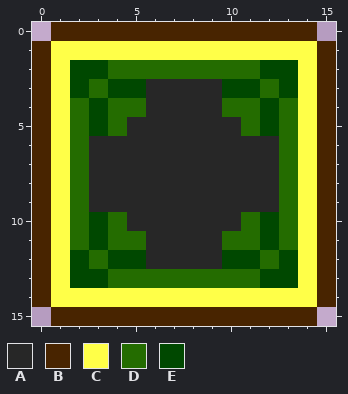
Pixel-art file: Assets/Art/Interface/TestFrame.aseprite. That is the earlier state.
16x16 pixels, 1 frame.
Palette (. is transparent): A #272727  B #482400  C #ffff48  D #246c00  E #004800
Pixels before, first column x 0:
 0 .BBBBBBBBBBBBBB.
 1 BCCCCCCCCCCCCCCB
 2 BCEEDDDDDDDDEECB
 3 BCEDEEAAAAEEDECB
 4 BCDEDDAAAADDEDCB
 5 BCDEDAAAAAADEDCB
 6 BCDAAAAAAAAAADCB
 7 BCDAAAAAAAAAADCB
 8 BCDAAAAAAAAAADCB
 9 BCDAAAAAAAAAADCB
10 BCDEDAAAAAADEDCB
11 BCDEDDAAAADDEDCB
12 BCEDEEAAAAEEDECB
13 BCEEDDDDDDDDEECB
14 BCCCCCCCCCCCCCCB
15 .BBBBBBBBBBBBBB.
Now the later version:
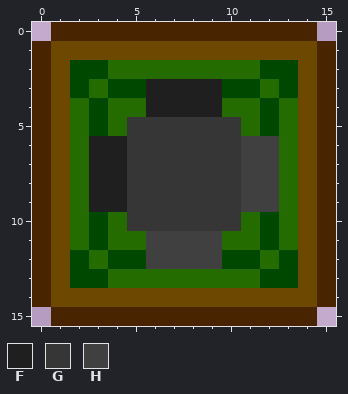
Colours new in this view: F #1f1f1f  G #363636  H #404040
Diff:
{"colour":"C","old":"#ffff48","new":"#6c4800"}
{"y":3,"x":6,"old":"AAAA","new":"FFFF"}
{"y":4,"x":6,"old":"AAAA","new":"FFFF"}
{"y":5,"x":5,"old":"AAAAAA","new":"GGGGGG"}
{"y":6,"x":3,"old":"AAAAAAAAAA","new":"FFGGGGGGHH"}
{"y":7,"x":3,"old":"AAAAAAAAAA","new":"FFGGGGGGHH"}
{"y":8,"x":3,"old":"AAAAAAAAAA","new":"FFGGGGGGHH"}
{"y":9,"x":3,"old":"AAAAAAAAAA","new":"FFGGGGGGHH"}
{"y":10,"x":5,"old":"AAAAAA","new":"GGGGGG"}
{"y":11,"x":6,"old":"AAAA","new":"HHHH"}
{"y":12,"x":6,"old":"AAAA","new":"HHHH"}
{"label":"changed","picture_box":[51,41,317,307]}
